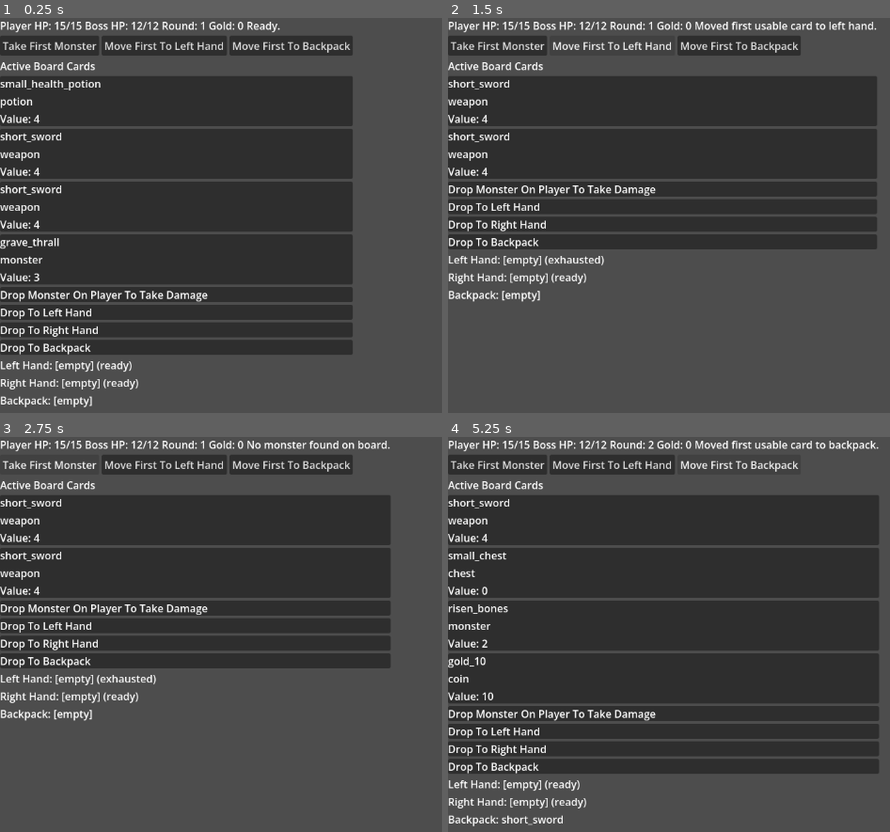
Above: before the commit, frames 1-4 (two rows, left to right).
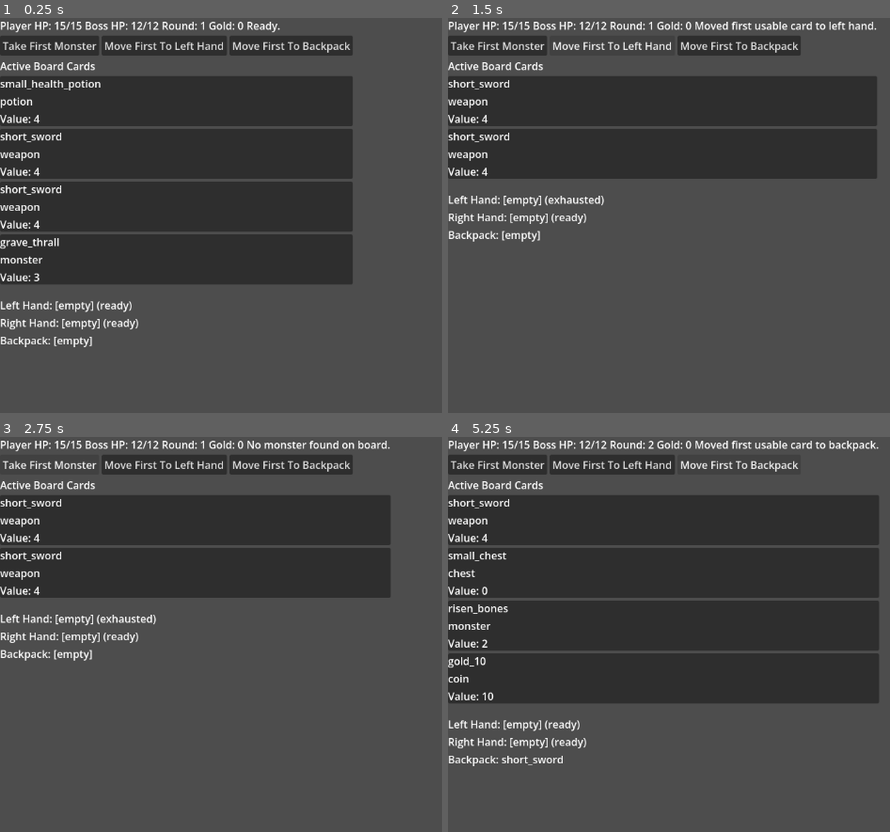
Above: after the commit, the same moments.

Repository: adamdyess81/TheSeventhShard
Game: Godot game, scene res://combat/combat_scene.tscn
Same seed, same stepped clock (60 frames per second), same inputs: the game is played once before the commit and once after it. The project has no main scene, so this scene is started directly.
Inputs:
- Up to frame 1 (0.25 s): no input
- Up to frame 2 (1.5 s): click "Take First Monster" at 0.5 s; click "Move First To Left Hand" at 1.25 s
- Up to frame 3 (2.75 s): click "Take First Monster" at 2 s
- Up to frame 4 (5.25 s): click "Move First To Left Hand" at 2.75 s; click "Take First Monster" at 3.5 s; click "Move First To Left Hand" at 4.25 s; click "Move First To Backpack" at 5 s

The runs differ from the first frame. In frame 1, 13% of the frame differs, in the area x 0-80%, y 68-99%; in frame 2, 15%; in frame 3, 14%; in frame 4, 15%, in the area x 0-98%, y 68-99%.

Commit message:
Apply placement card art to combat drop zones

Diff:
--- a/combat/combat_scene.tscn
+++ b/combat/combat_scene.tscn
@@ -2,6 +2,10 @@
 
 [ext_resource type="Script" uid="uid://ddy7p7fwnmhhr" path="res://combat/combat_scene.gd" id="1_q5cen"]
 [ext_resource type="Script" uid="uid://cw08f63aan686" path="res://cards/DropZone.gd" id="2_a5s3s"]
+[ext_resource type="Texture2D" uid="uid://iwqrol5bl0g7" path="res://art/ui/Knight.png" id="3_3of7o"]
+[ext_resource type="Texture2D" uid="uid://btauel4mp3amf" path="res://art/ui/LeftHand Placement Card.png" id="4_8wbxd"]
+[ext_resource type="Texture2D" uid="uid://deuf62lc3xk7n" path="res://art/ui/RightHand Placement Card.png" id="5_6ggyu"]
+[ext_resource type="Texture2D" uid="uid://cy8xyafcik6rj" path="res://art/ui/Backpack Placement Card.png" id="6_7f78p"]
 
 [node name="CombatScene" type="Control" unique_id=72309142]
 layout_mode = 3
@@ -67,10 +71,14 @@
 script = ExtResource("2_a5s3s")
 drop_target = "player_avatar"
 combat_scene_path = NodePath("../..")
+allowed_families = PackedStringArray("monster")
 
-[node name="Label" type="Label" parent="RootLayout/PlayerAvatarDropZone" unique_id=1326504604]
+[node name="AvatarTexture" type="TextureRect" parent="RootLayout/PlayerAvatarDropZone" unique_id=1326504604]
 layout_mode = 2
-text = "Drop Monster On Player To Take Damage"
+mouse_filter = 2
+texture = ExtResource("3_3of7o")
+expand_mode = 1
+stretch_mode = 5
 
 [node name="EquipmentSection" type="VBoxContainer" parent="RootLayout" unique_id=586308777]
 layout_mode = 2
@@ -81,9 +89,12 @@
 drop_target = "left_hand"
 combat_scene_path = NodePath("../../..")
 
-[node name="Label" type="Label" parent="RootLayout/EquipmentSection/LeftHandDropZone" unique_id=1195069394]
+[node name="PlacementTexture" type="TextureRect" parent="RootLayout/EquipmentSection/LeftHandDropZone" unique_id=1195069394]
 layout_mode = 2
-text = "Drop To Left Hand"
+mouse_filter = 2
+texture = ExtResource("4_8wbxd")
+expand_mode = 1
+stretch_mode = 5
 
 [node name="RightHandDropZone" type="PanelContainer" parent="RootLayout/EquipmentSection" unique_id=1720654289]
 layout_mode = 2
@@ -91,9 +102,12 @@
 drop_target = "right_hand"
 combat_scene_path = NodePath("../../..")
 
-[node name="Label" type="Label" parent="RootLayout/EquipmentSection/RightHandDropZone" unique_id=962472168]
+[node name="PlacementTexture" type="TextureRect" parent="RootLayout/EquipmentSection/RightHandDropZone" unique_id=962472168]
 layout_mode = 2
-text = "Drop To Right Hand"
+mouse_filter = 2
+texture = ExtResource("5_6ggyu")
+expand_mode = 1
+stretch_mode = 5
 
 [node name="BackpackDropZone" type="PanelContainer" parent="RootLayout/EquipmentSection" unique_id=1831735766]
 layout_mode = 2
@@ -101,9 +115,12 @@
 drop_target = "backpack"
 combat_scene_path = NodePath("../../..")
 
-[node name="Label" type="Label" parent="RootLayout/EquipmentSection/BackpackDropZone" unique_id=1243900246]
+[node name="PlacementTexture" type="TextureRect" parent="RootLayout/EquipmentSection/BackpackDropZone" unique_id=1243900246]
 layout_mode = 2
-text = "Drop To Backpack"
+mouse_filter = 2
+texture = ExtResource("6_7f78p")
+expand_mode = 1
+stretch_mode = 5
 
 [node name="LeftHandLabel" type="Label" parent="RootLayout/EquipmentSection" unique_id=410085116]
 layout_mode = 2
